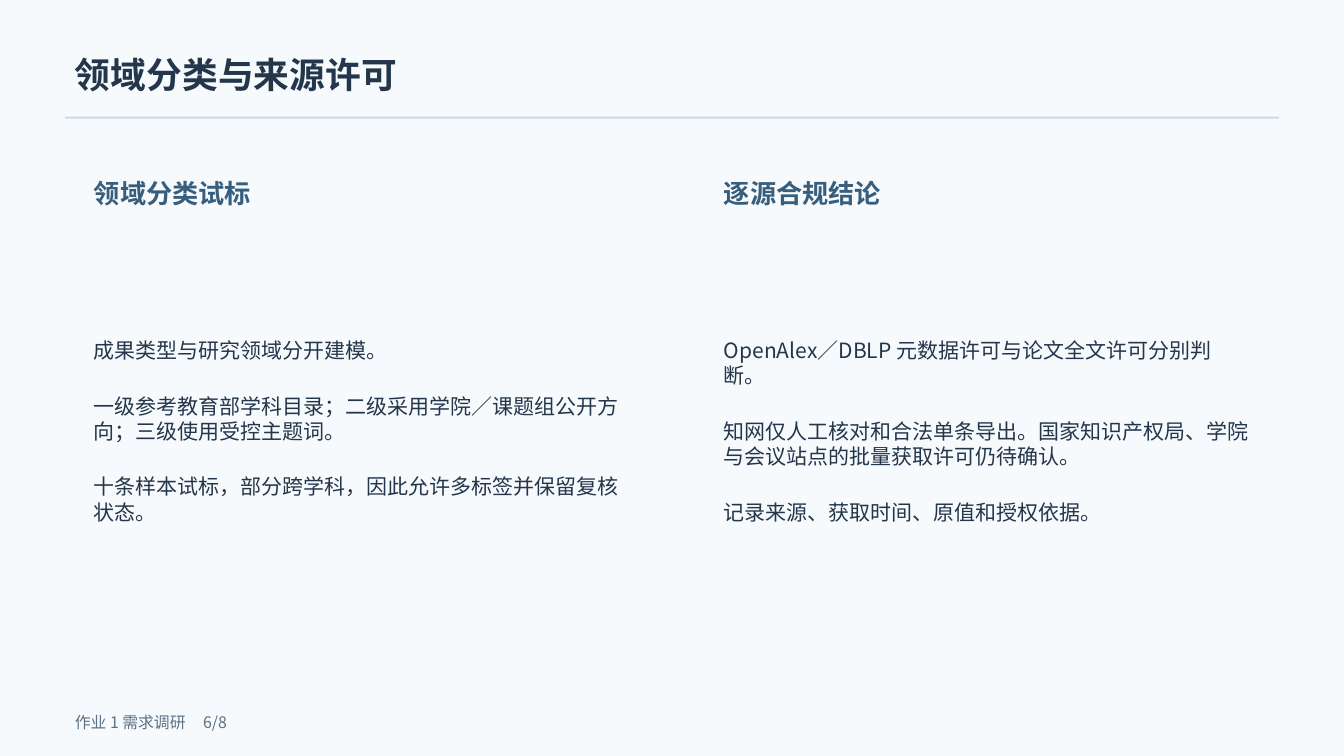
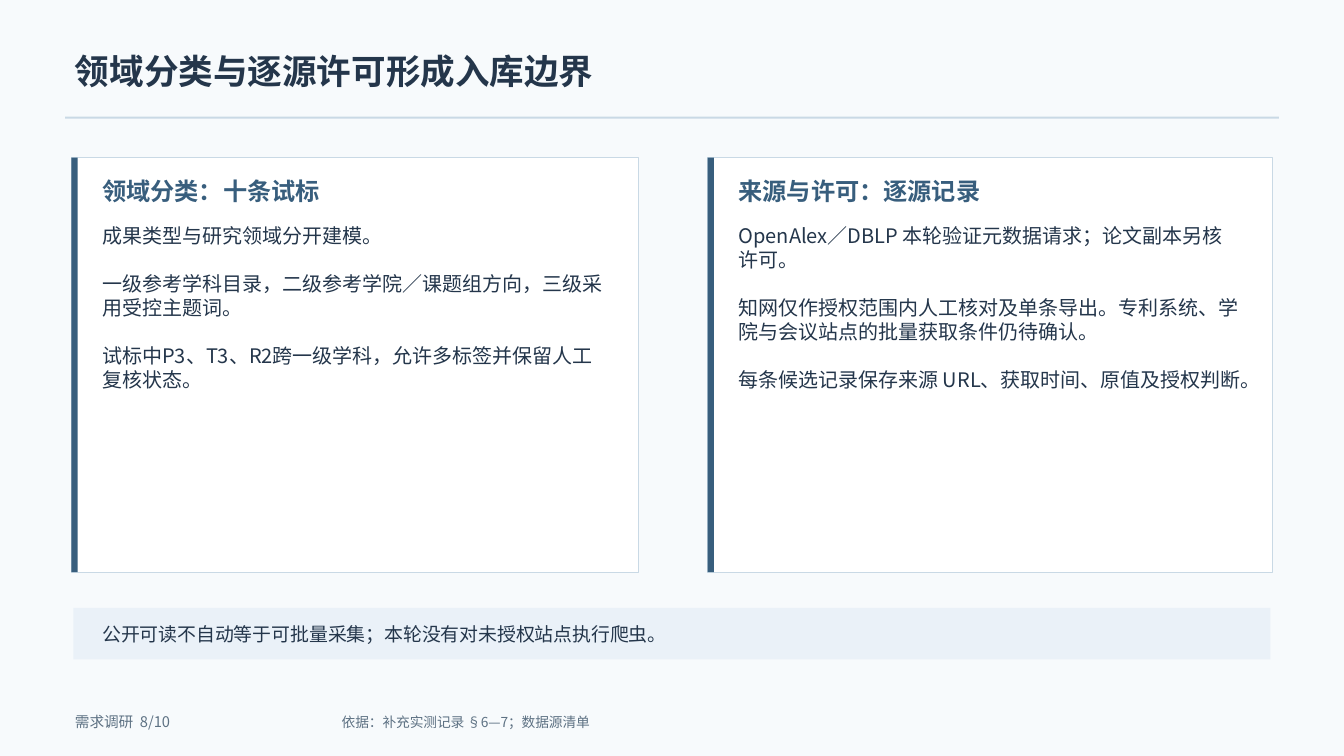
Before and after one commit to retepa1676767/ScholarShare, a slide deck: slide 8 of docs/需求调研/提交版/作业1-学术成果分享平台-需求调研汇报.pptx (slide 6 before the commit). Drawn at 1344x756 pixels with LibreOffice and Linux fonts; fonts in the diff are those of the drawing. Boxes give left, top, right and bottom in pixels: in the first picture for what was removed or moved away, otherwise in the second. Text is boxed around its words. In the diff, an @@ line names an element or a change of style, - is before the commit and + after.

```diff
--- a/docs/需求调研/提交版/作业1-学术成果分享平台-需求调研汇报.pptx
+++ b/docs/需求调研/提交版/作业1-学术成果分享平台-需求调研汇报.pptx
@@ text at bbox=[75, 54, 593, 87]: text changed; size 25.5 to 24.8 pt @@
-领域分类与来源许可
+领域分类与逐源许可形成入库边界
@@ rectangle added at bbox=[72, 157, 638, 572], fill #FFFFFF, outline #C9D9E5 0.75 pt @@
@@ rectangle added at bbox=[72, 157, 78, 572], fill #385E7D @@
@@ text at bbox=[102, 179, 320, 202]: text changed; size 18.8 to 17.2 pt @@
-领域分类试标
+领域分类：十条试标
@@ rectangle added at bbox=[708, 157, 1272, 572], fill #FFFFFF, outline #C9D9E5 0.75 pt @@
@@ rectangle added at bbox=[708, 157, 714, 572], fill #385E7D @@
@@ text at bbox=[739, 179, 981, 203]: text changed; size 18.8 to 17.2 pt @@
-逐源合规结论
+来源与许可：逐源记录
@@ text "成果类型与研究领域分开建模。": place and size @@
-text "成果类型与研究领域分开建模。" at bbox=[94, 340, 619, 522]
+text "成果类型与研究领域分开建模。" at bbox=[102, 226, 602, 389]
@@ text "成果类型与研究领域分开建模。" at bbox=[102, 226, 602, 389]: vertical alignment middle to top @@
@@ text at bbox=[102, 226, 382, 245]: size 15 to 14.2 pt in "成果类型与研究领域分开建模。" @@
@@ text "OpenAlex／DBLP 本轮验证元数据请求；论文副本另核许可。" at bbox=[739, 226, 1261, 389]: vertical alignment middle to top @@
@@ text at bbox=[739, 226, 1261, 389]: text changed; size 15 to 14.2 pt @@
-OpenAlex／DBLP 元数据许可与论文全文许可分别判断。
-知网仅人工核对和合法单条导出。国家知识产权局、学院与会议站点的批量获取许可仍待确认。
-记录来源、获取时间、原值和授权依据。
+OpenAlex／DBLP 本轮验证元数据请求；论文副本另核许可。
+知网仅作授权范围内人工核对及单条导出。专利系统、学院与会议站点的批量获取条件仍待确认。
+每条候选记录保存来源 URL、获取时间、原值及授权判断。
@@ text at bbox=[102, 274, 602, 389]: text changed; size 15 to 14.2 pt @@
-一级参考教育部学科目录；二级采用学院／课题组公开方向；三级使用受控主题词。
-十条样本试标，部分跨学科，因此允许多标签并保留复核状态。
+一级参考学科目录，二级参考学院／课题组方向，三级采用受控主题词。
+试标中P3、T3、R2跨一级学科，允许多标签并保留人工复核状态。
@@ rectangle added at bbox=[74, 608, 1271, 659], fill #EAF1F8 @@
@@ text added at bbox=[102, 625, 667, 644], 13.5 pt, text #24364B @@
+公开可读不自动等于可批量采集；本轮没有对未授权站点执行爬虫。
@@ text at bbox=[75, 715, 170, 730]: text changed; size 11.2 to 10.5 pt @@
-作业 1 需求调研 6/8
+需求调研 8/10
@@ text added at bbox=[342, 715, 590, 729], 9.8 pt, text #5D7183 @@
+依据：补充实测记录 §6—7；数据源清单
```
Also in this commit, not shown: 2 other slides changed, 7 slides added, 5 slides removed, 7 other files.
